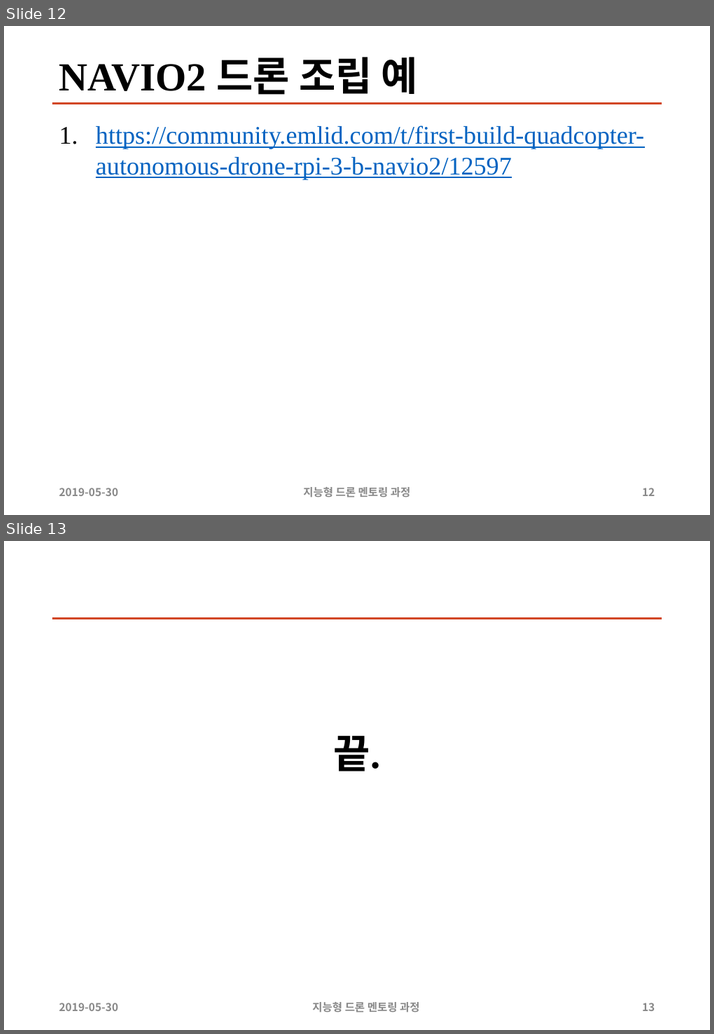
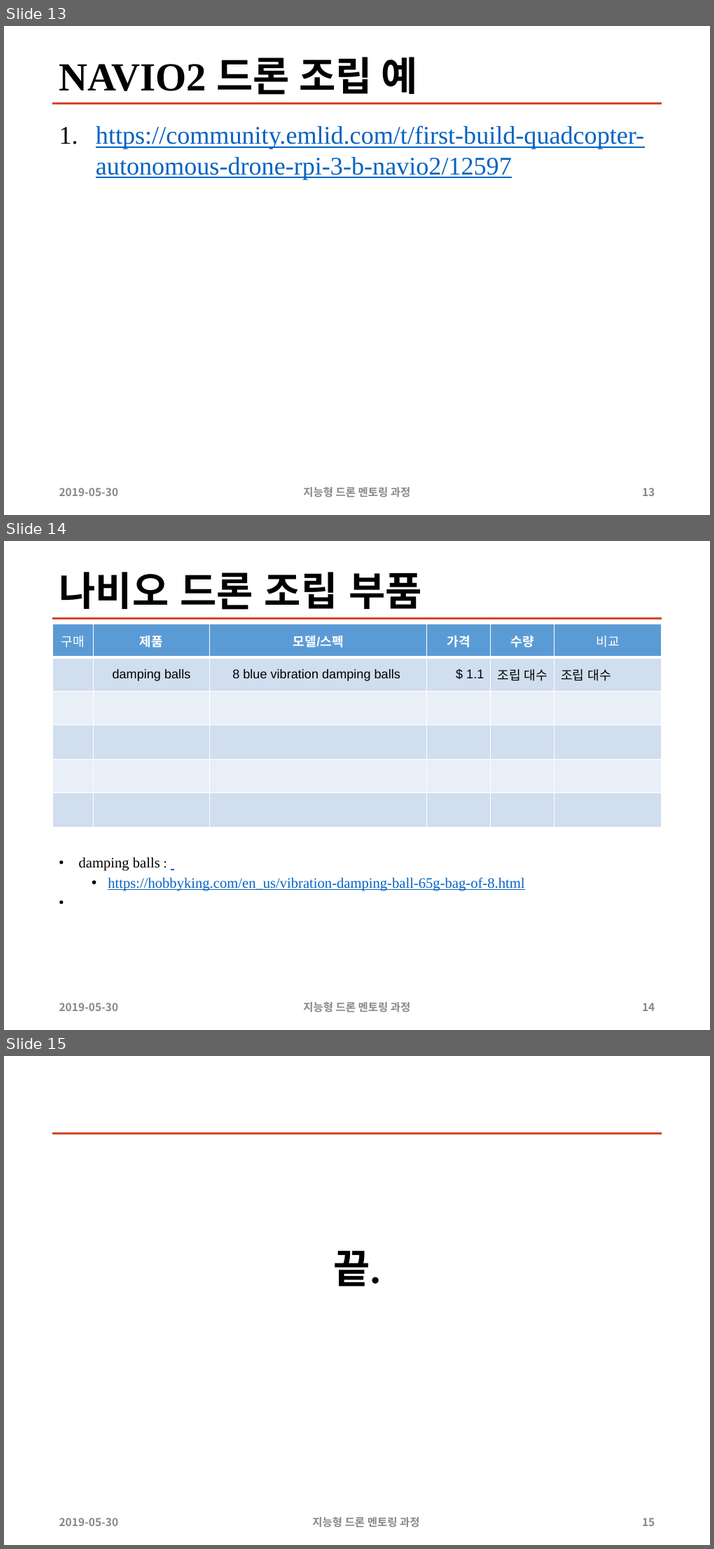
Before and after one commit to sunabove/autopilot_doc, a slide deck: 120 구매/108 2차 지능형 드론 멘토링 HW 구매 목록 19년 6월 V1.2.1.pptx. Shown one above the other, each under a label of ours: slides 12 and 13 before the commit, slides 13, 14 and 15 after it. The pictures are 714x1034 and 714x1549 pixels, drawn with LibreOffice and Linux fonts; fonts in the diff are those of the drawing. Boxes give left, top, right and bottom in pixels: in the first picture for what was removed or moved away, otherwise in the second. Text is boxed around its words. In the diff, an @@ line names an element or a change of style, - is before the commit and + after.

```diff
--- a/120 구매/108 2차 지능형 드론 멘토링 HW 구매 목록 19년 6월 V1.2.1.pptx
+++ b/120 구매/108 2차 지능형 드론 멘토링 HW 구매 목록 19년 6월 V1.2.1.pptx
@@ slide 14 added at (x1=4, y1=541, x2=710, y2=1030), background #FFFFFF; not listed: 1 template element that a slide beside it also shows @@
@@ title added at (x1=59, y1=572, x2=423, y2=610), 44 pt, text #000000, bold @@
+나비오 드론 조립 부품
@@ table added at (x1=52, y1=624, x2=661, y2=829), 6 rows, 6 columns @@
+구매 | 제품 | 모델/스펙 | 가격 | 수량 | 비교
+ | damping balls | 8 blue vibration damping balls | $ 1.1 | 조립 대수 | 조립 대수
+ |  |  |  |  | 
+ |  |  |  |  | 
+ |  |  |  |  | 
+ |  |  |  |  | 
@@ text added at (x1=79, y1=857, x2=524, y2=891), 16 pt, text #0563C1, underline @@
+• damping balls :
+  • https://hobbyking.com/en_us/vibration-damping-ball-65g-bag-of-8.html
@@ text added at (x1=59, y1=1002, x2=119, y2=1011), 12 pt, text #888888, bold @@
+2019-05-30
@@ text added at (x1=303, y1=1002, x2=410, y2=1012), 12 pt, text #888888, bold @@
+지능형 드론 멘토링 과정
@@ page number added at (x1=642, y1=1002, x2=654, y2=1011), 12 pt, text #888888, bold @@
+14
@@ what was slide 12 is now slide 13 @@
@@ page number at (x1=642, y1=487, x2=654, y2=496): text changed @@
-12
+13
@@ what was slide 13 is now slide 15 @@
@@ page number at (x1=642, y1=1517, x2=654, y2=1526): text changed @@
-13
+15
```
Also in this commit, not shown: 6 slides changed, 1 other slide added, 3 other files.
